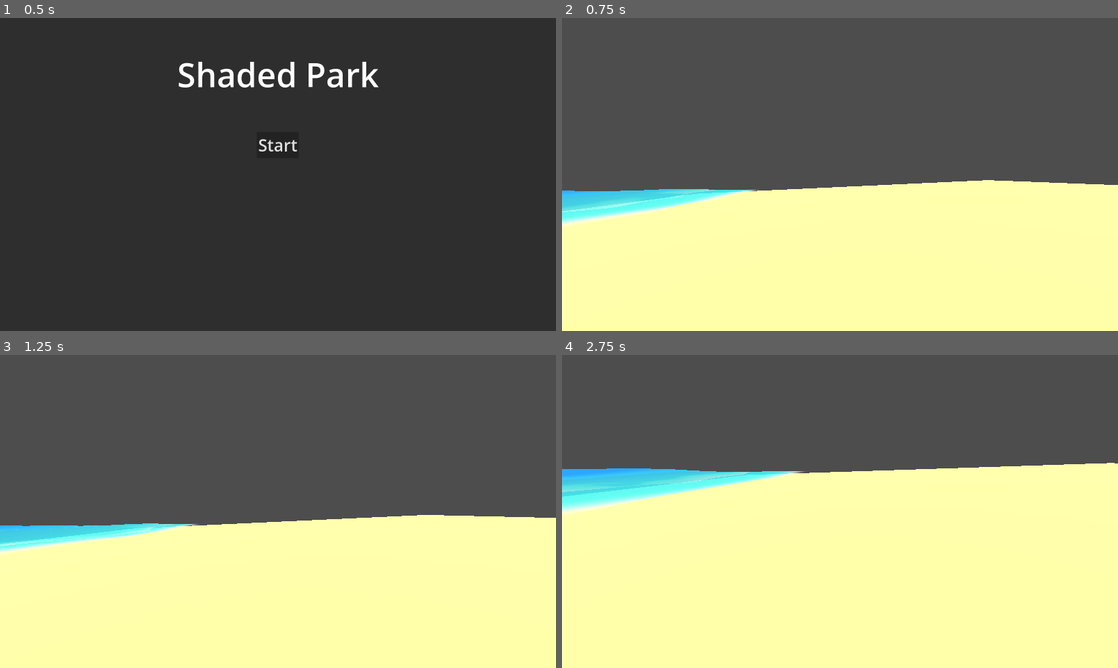
Above: before the commit, frames 1-4 (two rows, left to right).
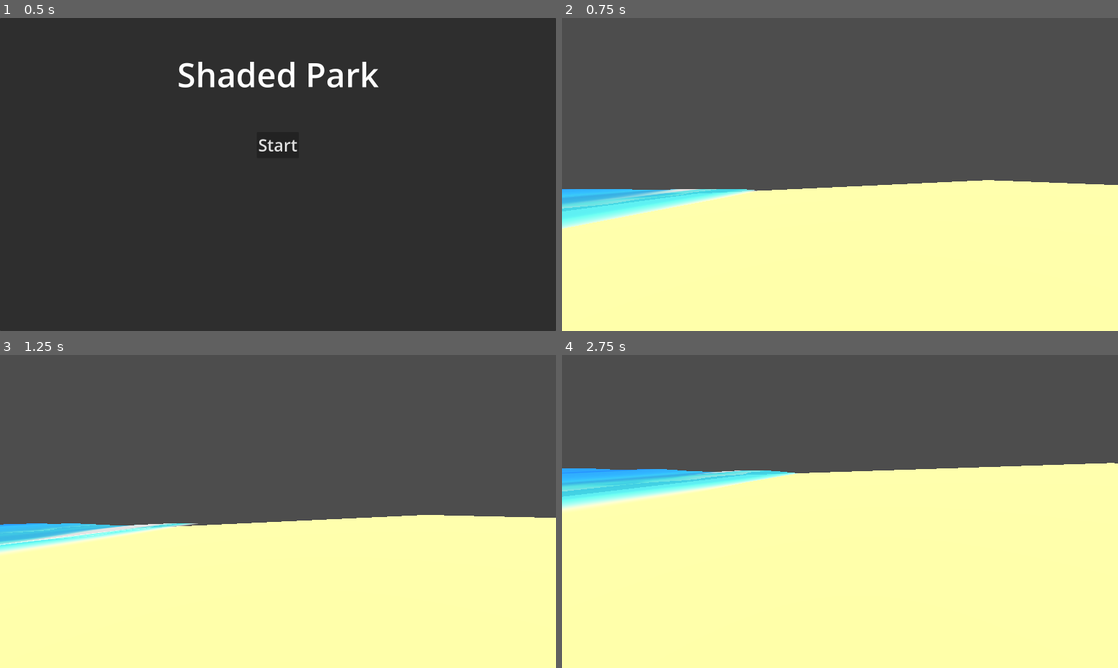
Above: after the commit, the same moments.

Repository: Spooked2/Shaded-Park
Game: Godot game, scene res://main_menu.tscn
The game is run twice, just before and just after one commit, with the same random seed, the same clock (stepped at 60 frames per second) and the same inputs.
Inputs (mouse positions are in pixels of both pictures, inside the frame that each line leads up to):
- Up to frame 1 (0.5 s): no input
- Up to frame 2 (0.75 s): click "Start" at 0.5 s
- Up to frame 3 (1.25 s): no input
- Up to frame 4 (2.75 s): move the mouse to (867, 511) at 1.27 s; hold W (move_forward) from 1.28 s (still down); move the mouse to (812, 511) at 2.02 s

Frame 1 is identical in both runs. In frame 2, 1.0% of the frame differs, in the area x 0-36%, y 54-68%; in frame 3, 0.9%; in frame 4, 1.2%, in the area x 0-44%, y 36-51%.

Commit message:
ADD normalized the vectors somehow

Diff:
--- a/assets/shaders/beach/ocean.gdshader
+++ b/assets/shaders/beach/ocean.gdshader
@@ -15,15 +15,32 @@
 	freq * amp * cos(x * freq + (TIME * wave_speed) * (speed * freq)));
 }
 
+vec3 wave_v2(vec2 pos, float amp, float wavelength, float time_scale) {
+	float freq = 2.0 / wavelength;
+	float time = TIME * wave_speed;
+	float speed_mod = time_scale * freq;
+
+	float input_x = pos.x * freq - time * speed_mod;
+	float input_y = pos.y * freq - time * speed_mod * 2.0;
+	float input_z = input_x + input_y;
+
+	float sine_result = amp * sin(input_z) * pos.x;
+
+	float cosine_x = cos(input_z) * freq * amp * pos.x + sin(input_z) * amp;
+	float cosine_y = cos(input_z) * freq * amp * pos.x * 2.0;
+
+	return vec3(sine_result, cosine_x, cosine_y);
+}
+
 void vertex() {
-	vec2 wave1 = wave(1.8, UV.y, 0.2, wave_time_scale);
-	vec2 wave2 = wave(1.4, -UV.y, 0.7, wave_time_scale);
-	vec2 wave3 = wave(0.8, UV.y, 1.1, wave_time_scale);
-	vec2 wave4 = wave(0.4, -UV.y, 2.25, wave_time_scale);
-	vec2 wave5 = wave(1.8, -UV.x, 0.2, wave_time_scale);
-	vec2 wave6 = wave(1.4, UV.x, 0.7, wave_time_scale);
-	vec2 wave7 = wave(0.8, -UV.x, 1.1, wave_time_scale);
-	vec2 wave8 = wave(0.4, UV.x, 2.25, wave_time_scale);
+	vec3 wave1 = wave_v2(UV.xx, 1.8, 0.2, wave_time_scale);
+	vec3 wave2 = wave_v2(-UV, 1.4, 0.7, wave_time_scale);
+	vec3 wave3 = wave_v2(UV.xx, 0.8, 1.1, wave_time_scale);
+	vec3 wave4 = wave_v2(-UV, 0.4, 2.25, wave_time_scale);
+	vec3 wave5 = wave_v2(-UV.yy, 1.6, 0.4, wave_time_scale);
+	vec3 wave6 = wave_v2(UV.yy, 1.2, 0.9, wave_time_scale);
+	vec3 wave7 = wave_v2(-UV.yy, 0.8, 1.25, wave_time_scale);
+	vec3 wave8 = wave_v2(UV.yx, 0.2, 2.25, wave_time_scale);
 
 	float sine_wave_sum = sin(wave1.x
 	+ wave2.x
@@ -36,7 +53,7 @@
 
 	VERTEX += NORMAL * (sine_wave_sum * wave_intensity);
 
-	float cosine_wave_sum = (wave1.y
+	float cosine_wave_sum_x = (wave1.y
 	+ wave2.y
 	+ wave3.y
 	+ wave4.y
@@ -45,12 +62,16 @@
 	+ wave7.y
 	+ wave8.y) * wave_intensity;
 
-	vec3 tangent = vec3(1.0, 0.0, cosine_wave_sum);
-	vec3 binormal = vec3(0.0, 1.0, cosine_wave_sum);
+	float cosine_wave_sum_y = (wave1.z
+	+ wave2.z
+	+ wave3.z
+	+ wave4.z
+	+ wave5.z
+	+ wave6.z
+	+ wave7.z
+	+ wave8.z) * wave_intensity;
 
-	vec3 normal = cross(tangent, binormal);
-
-	NORMAL += NORMAL * normalize(normal);
+	NORMAL += normalize(vec3(cosine_wave_sum_x, 1.0, cosine_wave_sum_y));
 
 }
 
--- a/levels/beach/beach.tscn
+++ b/levels/beach/beach.tscn
@@ -52,7 +52,7 @@
 shader_parameter/wave_amount = 1.10000004899012
 shader_parameter/wave_start_position = 0.5910000280725
 shader_parameter/wave_time_scale = 0.2000000095
-shader_parameter/wave_intensity = 0.130000006175
+shader_parameter/wave_intensity = 0.13
 
 [node name="Beach" type="Node3D" unique_id=1092459270]
 
